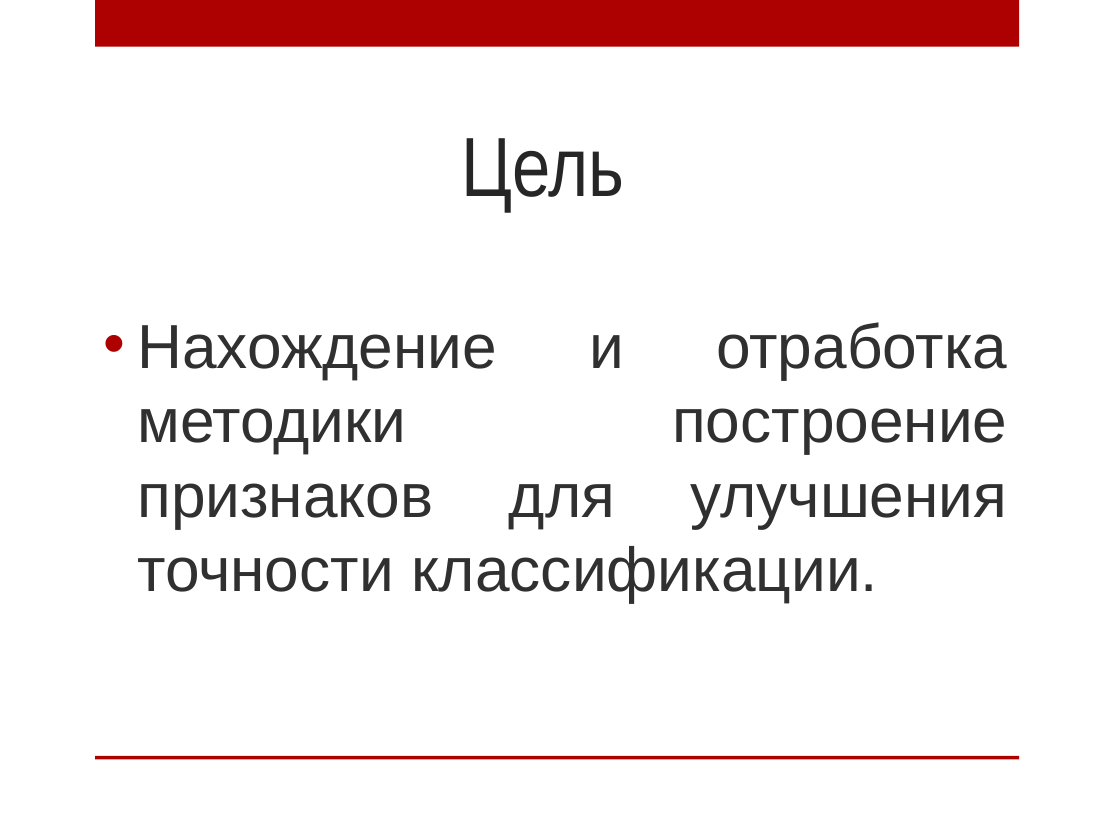
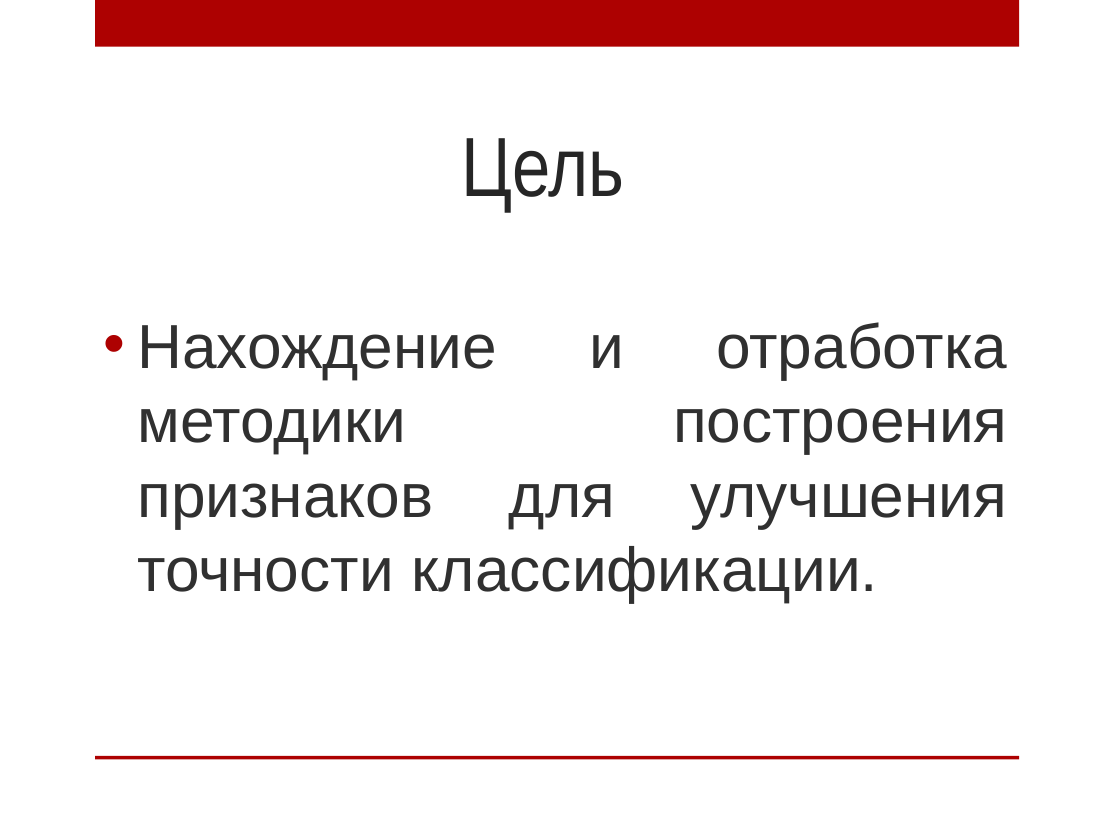
Before and after one commit to AnnaIbakaeva/Genetic, a slide deck: slide 9 of Диплом/Магистратура.Ибакаева.pptx (slide 8 before the commit). Drawn at 1120x840 pixels with LibreOffice and Linux fonts; fonts in the diff are those of the drawing; background and template pictures are left out. Boxes give left, top, right and bottom in pixels: in the first picture for what was removed or moved away, otherwise in the second. Text is boxed around its words. In the diff, an @@ line names an element or a change of style, - is before the commit and + after.

```diff
--- a/Диплом/Магистратура.Ибакаева.pptx
+++ b/Диплом/Магистратура.Ибакаева.pptx
@@ text at (137,322,1008,603): text changed @@
-• Нахождение и отработка методики построение признаков для улучшения точности классификации.
+• Нахождение и отработка методики построения признаков для улучшения точности классификации.
```
Also in this commit, not shown: 3 other slides changed, 1 slide added, 3 other files.
